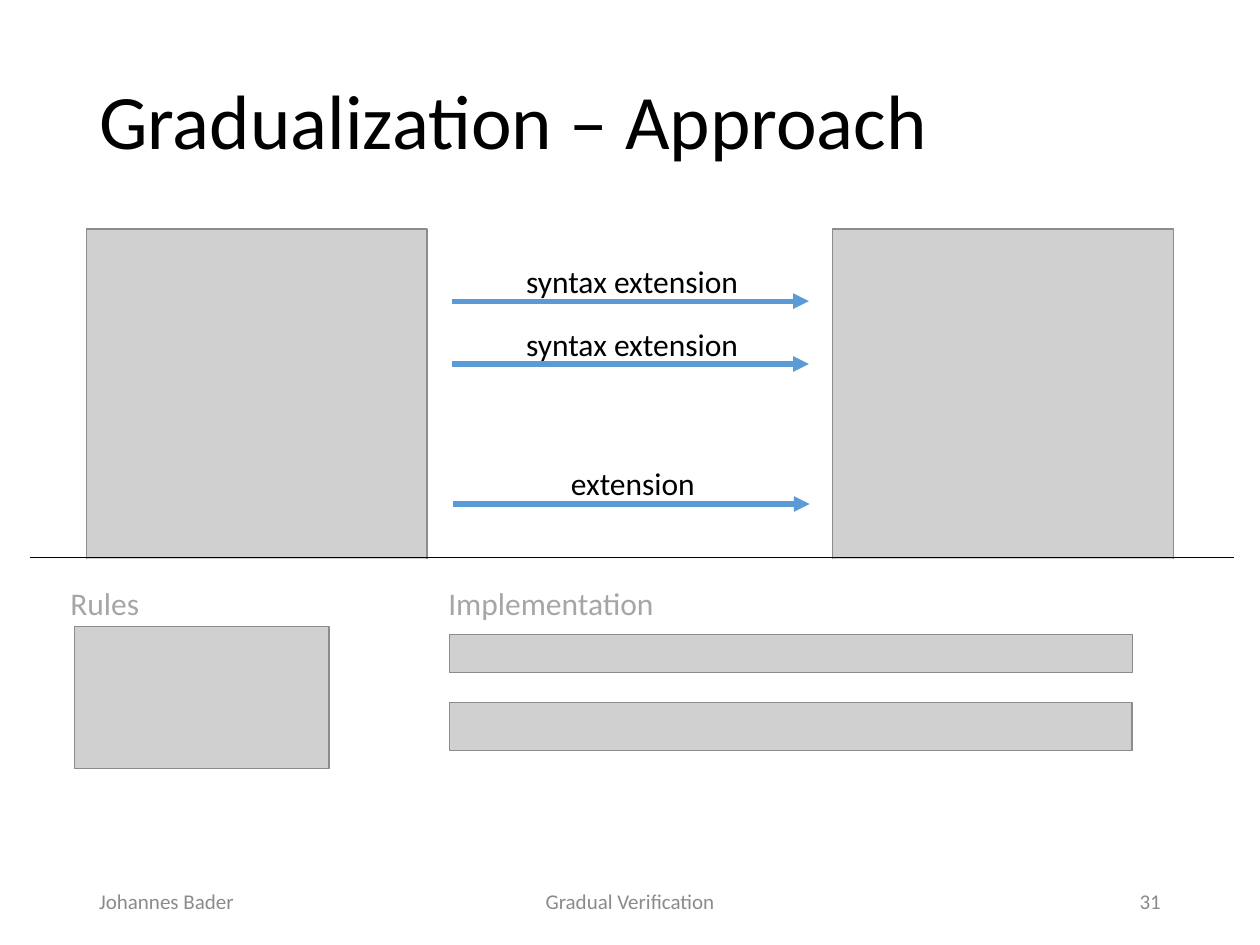
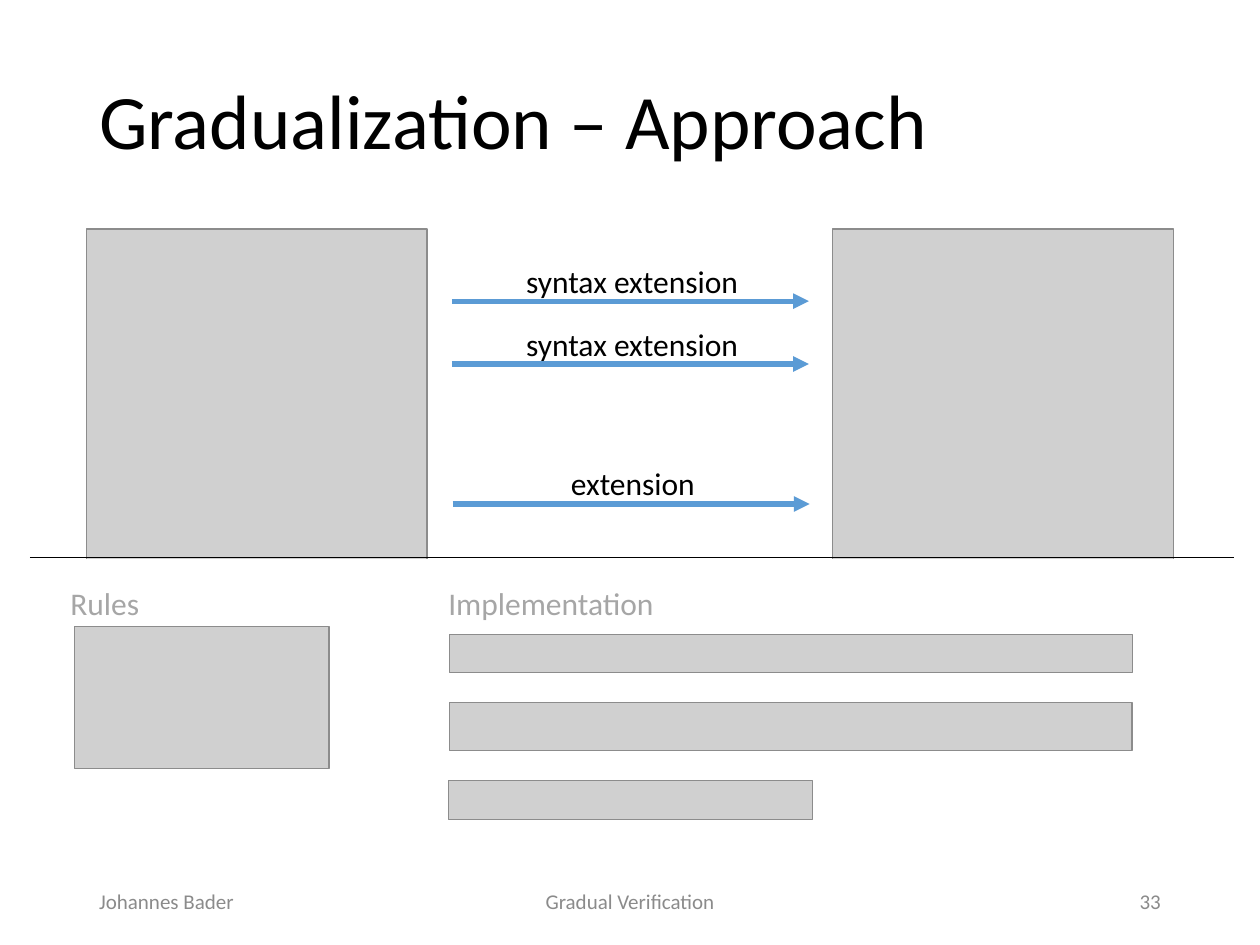
Before and after one commit to olydis/GradVerThesis, a slide deck: slide 33 of presentation/PLunch.pptx (slide 31 before the commit). Drawn at 1260x945 pixels with LibreOffice and Linux fonts; fonts in the diff are those of the drawing; grey boxes stand for pictures. Boxes give left, top, right and bottom in pixels: in the first picture for what was removed or moved away, otherwise in the second. Text is boxed around its words. In the diff, an @@ line names an element or a change of style, - is before the commit and + after.

```diff
--- a/presentation/PLunch.pptx
+++ b/presentation/PLunch.pptx
@@ picture added at (449,780,813,819) @@
@@ page number at (1140,895,1161,909): text changed @@
-31
+33
```
Also in this commit, not shown: 14 other slides changed, 2 slides added, 1 other file.
